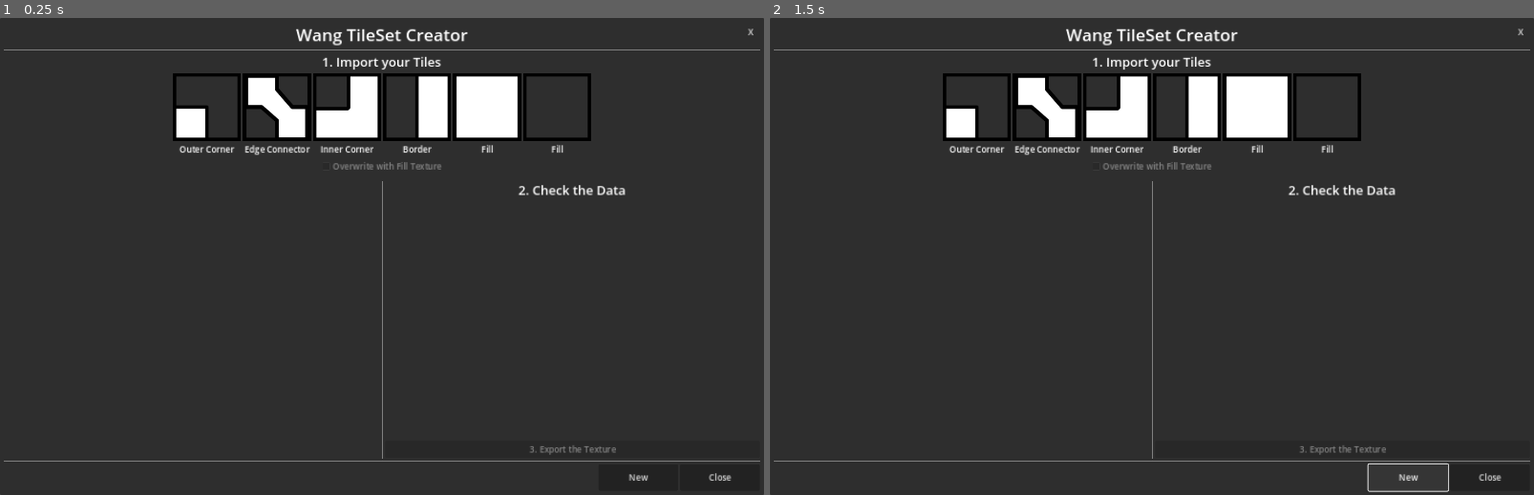
Above: before the commit, frames 1-2 (left to right).
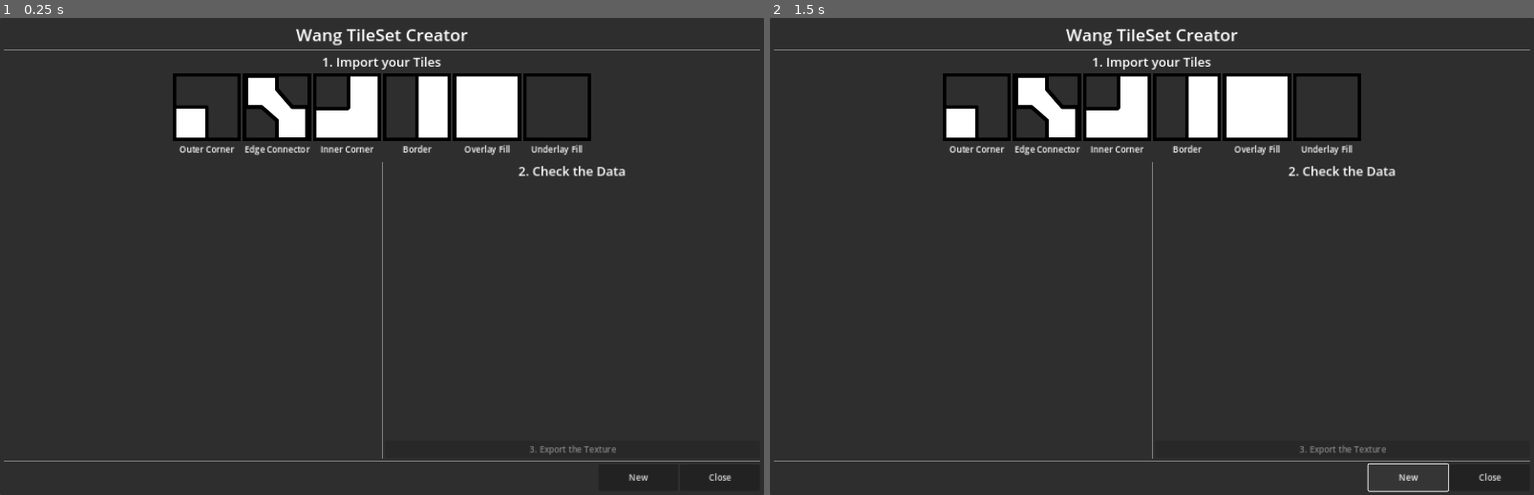
Above: after the commit, the same moments.

Repository: kleingeist37/godot-wang-converter
Game: Godot game, scene res://scenes/wang_creator/wang_creator.tscn
The game is run twice, just before and just after one commit, with the same random seed, the same clock (stepped at 60 frames per second) and the same inputs.
Inputs:
- Up to frame 1 (0.25 s): no input
- Up to frame 2 (1.5 s): click "New" at 0.5 s; click "New" at 1.25 s

The runs differ from the first frame. In frame 1, 0.6% of the frame differs, in the area x 43-99%, y 2-38%; in frame 2, 0.6%.

Commit message:
code cleanup

Diff:
--- a/project.godot
+++ b/project.godot
@@ -10,7 +10,7 @@
 
 [application]
 
-config/name="wang_converter"
+config/name="Wang Tile Converter"
 run/main_scene="res://scenes/wang_creator/wang_creator.tscn"
 config/features=PackedStringArray("4.3", "Forward Plus")
 config/icon="res://icon.svg"
--- a/scenes/wang_creator/wang_creator.gd
+++ b/scenes/wang_creator/wang_creator.gd
@@ -104,7 +104,6 @@
 
 	regex_pattern = ".+\\.(%s)$" % pattern;
 	file_dialog.filters = filter_extensions;
-	pass;
 
 
 func _import_texture(path):
@@ -123,13 +122,12 @@
 
 	_create_preview_texture();
 
-
-	btn_export.disabled = texture_dict.size() < 5;
-	pass;
+	btn_export.disabled = texture_dict.size() < 1;
+
 
 
 func _create_preview_texture():
-	var original := get_current_texture() as ImageTexture;
+	var original := _get_current_texture() as ImageTexture;
 
 	var preview_image := Image.create(original.get_width() * 4, original.get_height() * 4, false, Image.FORMAT_RGBA8);
 	for tile_type: TileType in texture_dict.keys():
@@ -137,10 +135,9 @@
 		if texture == null:
 			continue;
 
-		var texture_image := texture.get_image();
-		for position: Vector2i in placement_dict[tile_type].keys():
+		for tile_pos: Vector2i in placement_dict[tile_type].keys():
 			var rotator := texture.get_image();
-			var rotations := placement_dict[tile_type][position] as int;
+			var rotations := placement_dict[tile_type][tile_pos] as int;
 			var sprite = Sprite2D.new();
 			sprite.texture = texture;
 
@@ -158,7 +155,7 @@
 				3:
 					rotator.rotate_90(COUNTERCLOCKWISE);
 
-			preview_image.blit_rect(rotator, Rect2i(0,0, original.get_width(), original.get_height()), position * original.get_width())
+			preview_image.blit_rect(rotator, Rect2i(0,0, original.get_width(), original.get_height()), tile_pos * original.get_width())
 
 	var preview_texture = ImageTexture.create_from_image(preview_image);
 
@@ -233,7 +230,7 @@
 	generated_texture = null;
 
 
-func get_current_texture():
+func _get_current_texture():
 	return _get_texture(current_texture_type);
 
 func _get_texture(tile_type: TileType):
--- a/scenes/wang_creator/wang_creator.tscn
+++ b/scenes/wang_creator/wang_creator.tscn
@@ -147,7 +147,7 @@
 
 [node name="Label" type="Label" parent="Panel/MarginContainer/VBoxContainer/hbox_main/vbox_content/step_1/HBoxContainer/btn_overlay_fill"]
 layout_mode = 2
-text = "Fill"
+text = "Overlay Fill"
 horizontal_alignment = 1
 
 [node name="btn_underlay_fill" type="VBoxContainer" parent="Panel/MarginContainer/VBoxContainer/hbox_main/vbox_content/step_1/HBoxContainer"]
@@ -163,16 +163,8 @@
 
 [node name="Label" type="Label" parent="Panel/MarginContainer/VBoxContainer/hbox_main/vbox_content/step_1/HBoxContainer/btn_underlay_fill"]
 layout_mode = 2
-text = "Fill"
-horizontal_alignment = 1
-
-[node name="chk_overwrite_fill" type="CheckBox" parent="Panel/MarginContainer/VBoxContainer/hbox_main/vbox_content/step_1"]
-layout_mode = 2
-size_flags_horizontal = 4
-tooltip_text = "If this is checked, the fill areas of the corner tiles will be overwriten with the fill texture"
-mouse_default_cursor_shape = 2
-disabled = true
-text = "Overwrite with Fill Texture"
+text = "Underlay Fill"
+horizontal_alignment = 1
 
 [node name="HSeparator2" type="HSeparator" parent="Panel/MarginContainer/VBoxContainer/hbox_main/vbox_content/step_1"]
 layout_mode = 2
@@ -317,6 +309,7 @@
 text = "Close"
 
 [node name="btn_close" type="Button" parent="."]
+visible = false
 layout_mode = 1
 anchors_preset = 1
 anchor_left = 1.0
